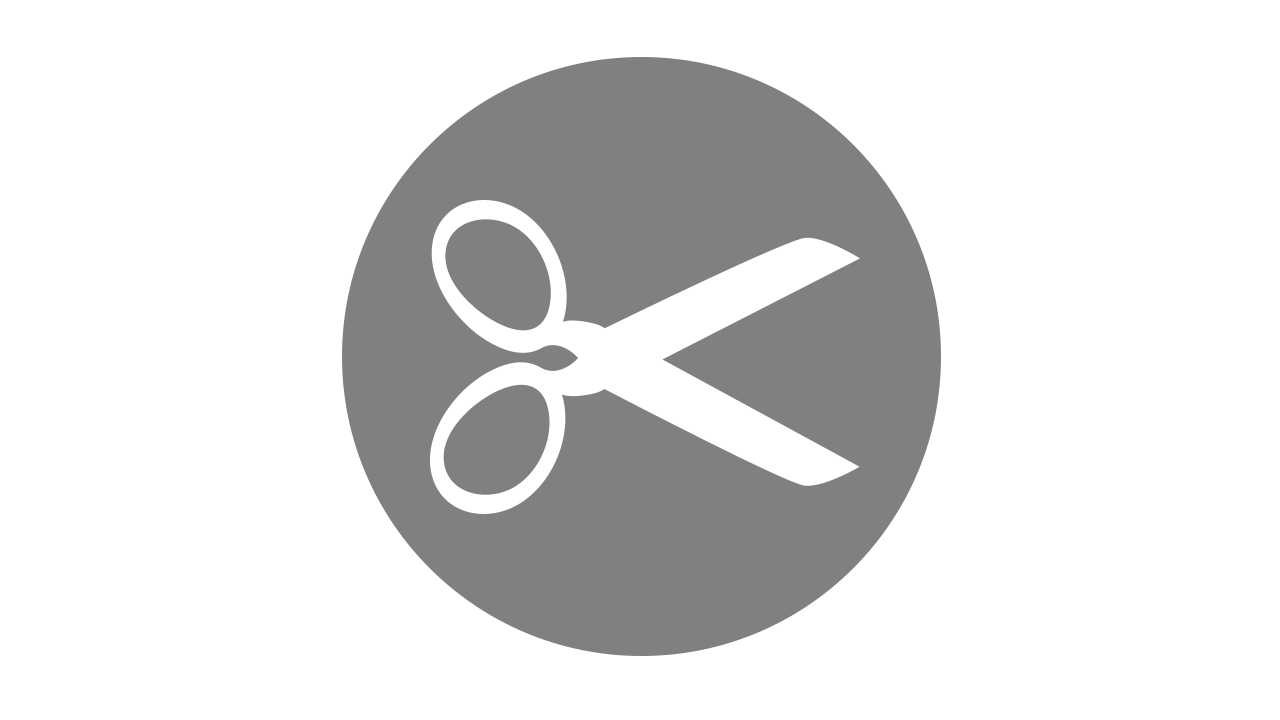
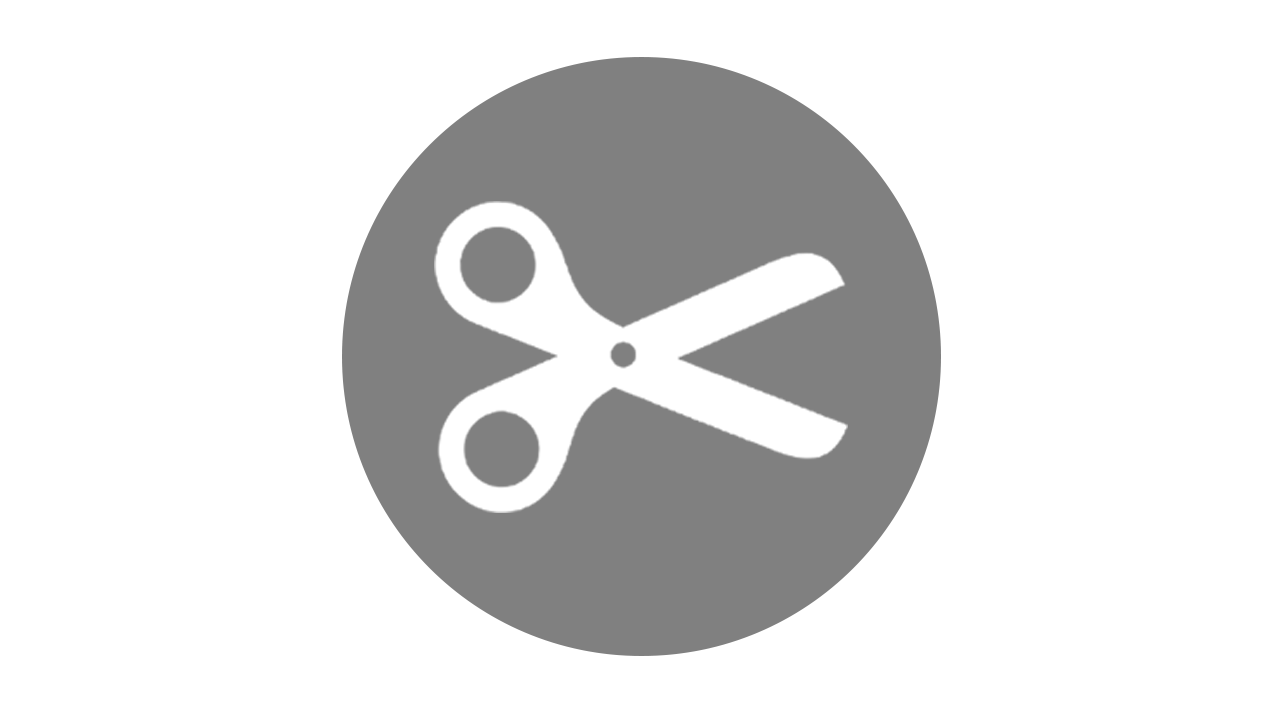
Revision of a layered w=1280, h=720 image; what changed, layer by layer:
removed layer "Shape 1" over [left=430, top=200, right=860, bottom=514]
added layer "Rectangle 3" above "Ellipse 1" over [left=434, top=201, right=848, bottom=513]
